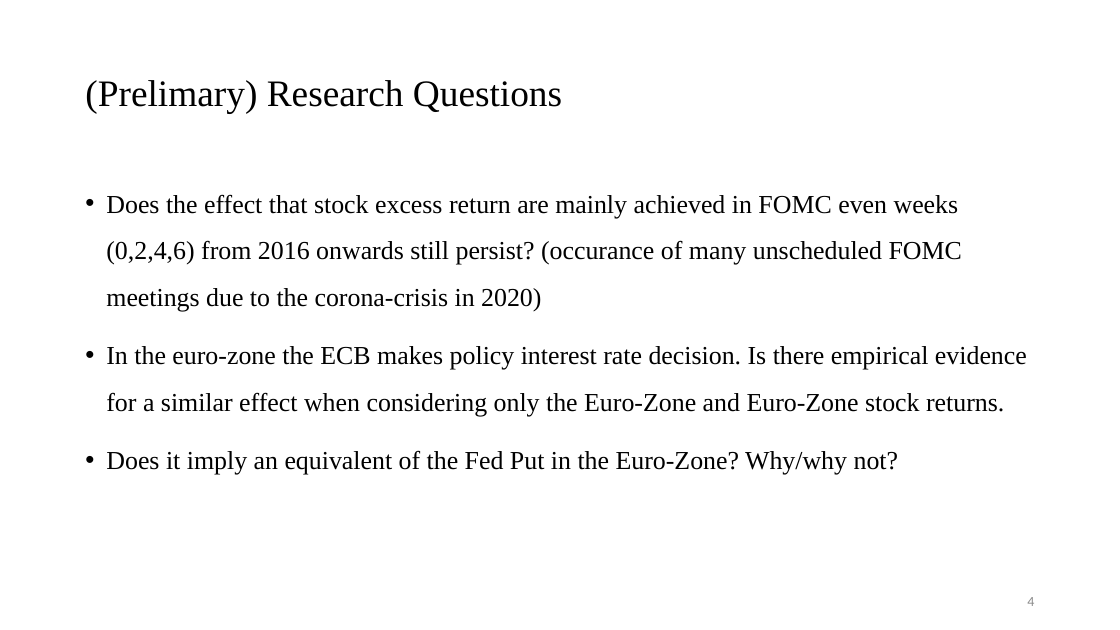
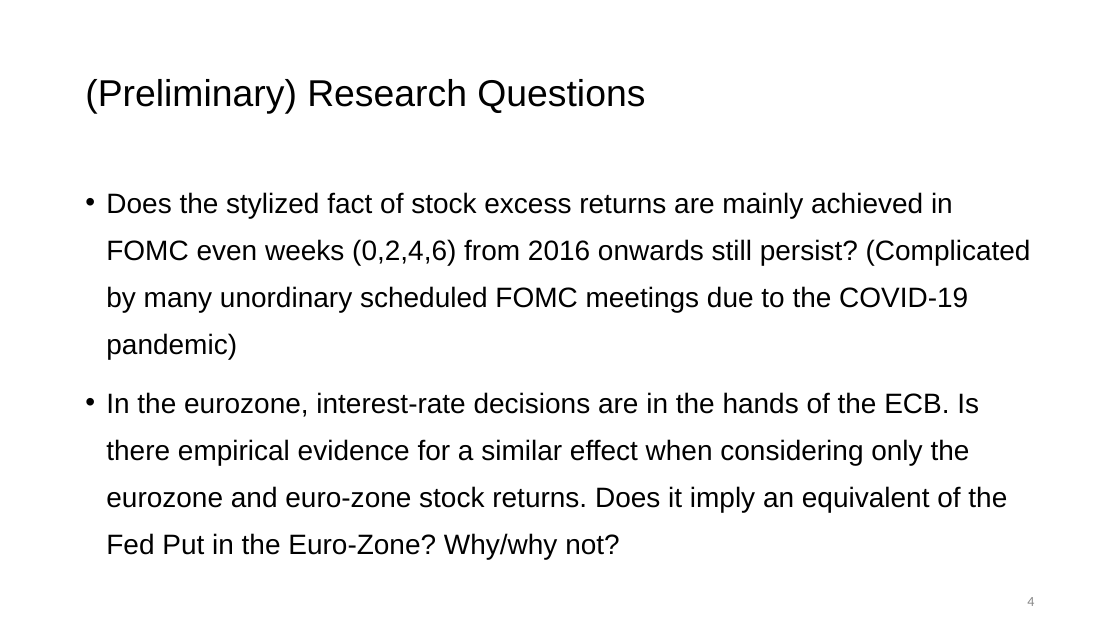
Before and after one commit to felix-reichel/stock-returns-over-the-fomc-cycle-revisited, a slide deck: slide 4 of slides/BA_Thesis_slides_FR_JKUEcon_2023.pptx. Drawn at 1120x630 pixels with LibreOffice and Linux fonts; fonts in the diff are those of the drawing. Boxes give left, top, right and bottom in pixels: in the first picture for what was removed or moved away, otherwise in the second. Text is boxed around its words. In the diff, an @@ line names an element or a change of style, - is before the commit and + after.

```diff
--- a/slides/BA_Thesis_slides_FR_JKUEcon_2023.pptx
+++ b/slides/BA_Thesis_slides_FR_JKUEcon_2023.pptx
@@ title at (85,79,645,114): text changed; font Times New Roman to Arial @@
-(Prelimary) Research Questions
+(Preliminary) Research Questions
@@ text at (106,192,1031,559): text changed; size 22.2 to 24 pt; font Times New Roman to Arial @@
-• Does the effect that stock excess return are mainly achieved in FOMC even weeks (0,2,4,6) from 2016 onwards still persist? (occurance of many unscheduled FOMC meetings due to the corona-crisis in 2020)
-• In the euro-zone the ECB makes policy interest rate decision. Is there empirical evidence for a similar effect when considering only the Euro-Zone and Euro-Zone stock returns.
-• Does it imply an equivalent of the Fed Put in the Euro-Zone? Why/why not?
+• Does the stylized fact of stock excess returns are mainly achieved in FOMC even weeks (0,2,4,6) from 2016 onwards still persist? (Complicated by many unordinary scheduled FOMC meetings due to the COVID-19 pandemic)
+• In the eurozone, interest-rate decisions are in the hands of the ECB. Is there empirical evidence for a similar effect when considering only the eurozone and euro-zone stock returns. Does it imply an equivalent of the Fed Put in the Euro-Zone? Why/why not?
```
Also in this commit, not shown: 6 other slides changed, 58 other files.
